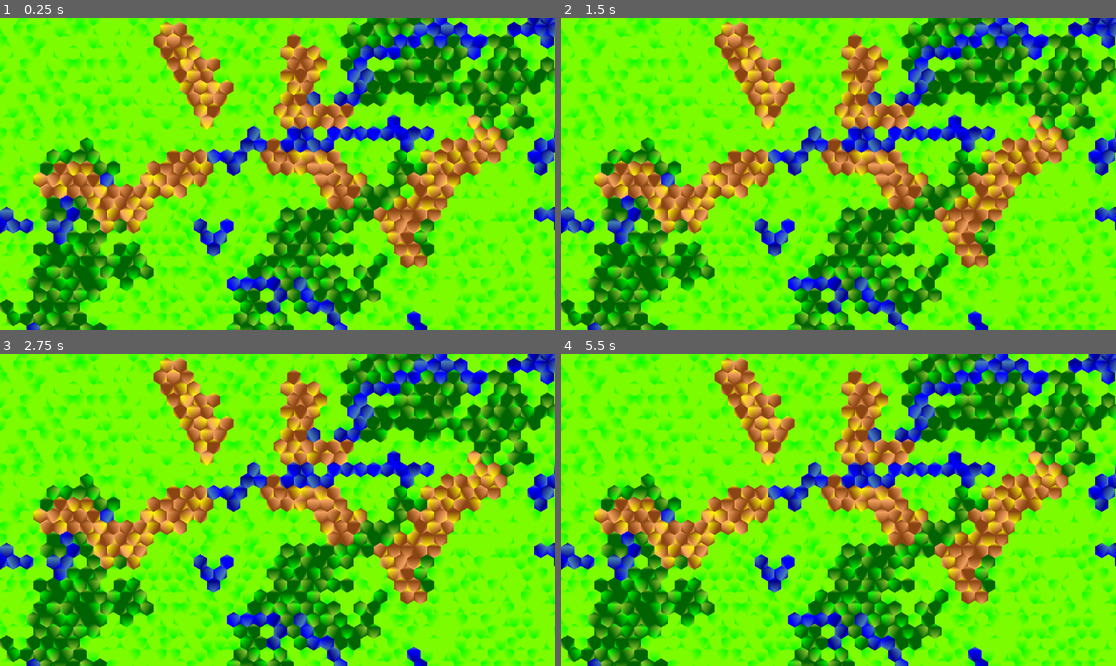
Above: before the commit, frames 1-4 (two rows, left to right).
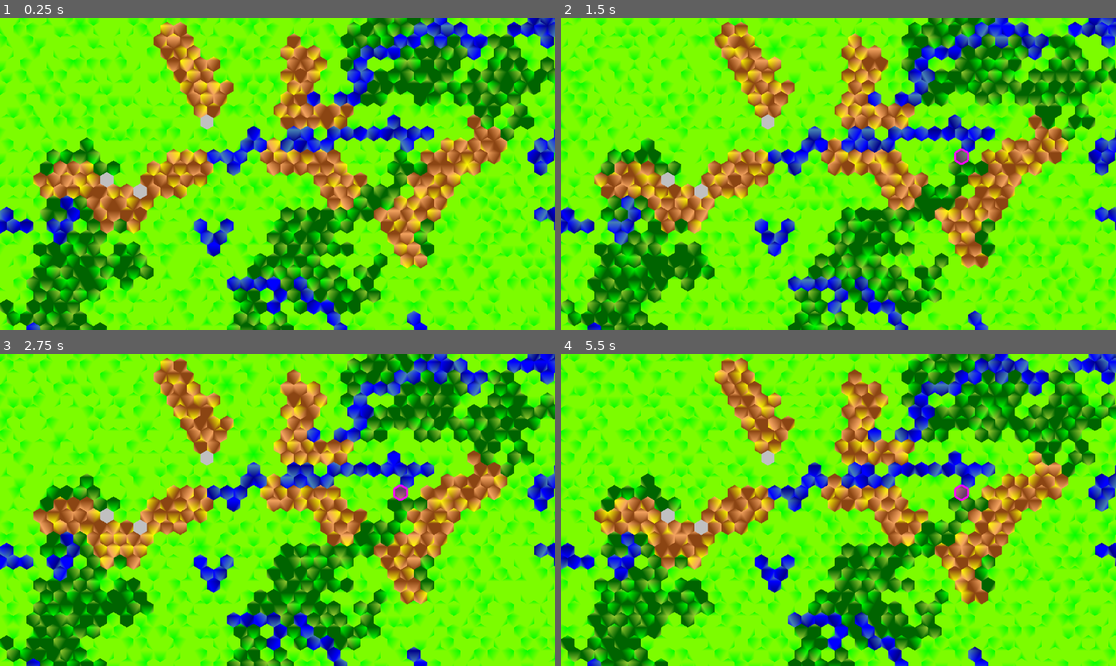
Above: after the commit, the same moments.

Repository: cfreeley/godot-games
Game: Godot game, scene res://World.tscn
Same seed, same stepped clock (60 frames per second), same inputs: the game is played once before the commit and once after it.
Inputs (mouse positions are in pixels of both pictures, inside the frame that each line leads up to):
- Up to frame 1 (0.25 s): no input
- Up to frame 2 (1.5 s): tap Enter at 0.5 s; move the mouse to (960, 158) at 0.52 s; click (960, 158) at 0.67 s; tap Space at 1.25 s; move the mouse to (727, 189) at 1.27 s; click (727, 189) at 1.42 s
- Up to frame 3 (2.75 s): tap Enter at 2 s; move the mouse to (333, 441) at 2.02 s; click (333, 441) at 2.17 s
- Up to frame 4 (5.5 s): tap Space at 2.75, 4.25 s; move the mouse to (810, 572) at 2.77 s; click (810, 572) at 2.92 s; tap Enter at 3.5 s; move the mouse to (1005, 556) at 3.52 s; click (1005, 556) at 3.67 s; move the mouse to (672, 463) at 4.27 s; click (672, 463) at 4.42 s; move the mouse to (866, 510) at 5.02 s; click (866, 510) at 5.17 s

The runs differ from the first frame. In frame 1, 31% of the frame differs, in the area x 0-100%, y 16-100%; in frame 2, 52%; in frame 3, 53%; in frame 4, 54%, in the area x 0-100%, y 0-100%.

Commit message:
colored kingdoms

Diff:
--- a/CivSim/World.gd
+++ b/CivSim/World.gd
@@ -7,29 +7,37 @@
   "Forest": [ Color.DARK_GREEN, Color.YELLOW_GREEN, Color.GREEN, Color.DARK_GREEN, Color.DARK_GREEN, Color.DARK_GREEN, Color.DARK_GREEN ],
   "Mountain": [ Color.SADDLE_BROWN, Color.SANDY_BROWN, Color.YELLOW, Color.SADDLE_BROWN, Color.SADDLE_BROWN, Color.SANDY_BROWN, Color.SADDLE_BROWN ],
   "River": [ Color.BLUE, Color.DARK_BLUE, Color.STEEL_BLUE, Color.BLUE, Color.BLUE, Color.DARK_BLUE, Color.STEEL_BLUE ],
+  "Town": [ Color.SILVER ]
 }
 
 class Tile:
   var type = "Plain"
+  var tribe = null
   var coord
   func _init(in_coord):
     coord = in_coord
 
+func get_hex_points(hex: Tile):
+  var hex_w = sqrt(3)
+  var hex_h = 2
+  return [
+    Vector2(0, -hex_h / 2), # top
+    Vector2(hex_w / 2, -hex_h * .25), # top right
+    Vector2(hex_w / 2, hex_h * .25), # bottom right
+    Vector2(0, hex_h / 2), # bottom
+    Vector2(-hex_w / 2, hex_h * .25), # bottom left
+    Vector2(-hex_w / 2, -hex_h * .25), # top left
+    Vector2(0, -hex_h / 2), # top
+  ]
+
 func draw_tile(hex: Tile, pos: Vector2, size: float):
-  var hex_w = size * sqrt(3)
-  var hex_h = size * 2
-  var points = PackedVector2Array([
-    pos + Vector2(0, -hex_h / 2), # top
-    pos + Vector2(hex_w / 2, -hex_h * .25), # top right
-    pos + Vector2(hex_w / 2, hex_h * .25), # bottom right
-    pos + Vector2(0, hex_h / 2), # bottom
-    pos + Vector2(-hex_w / 2, hex_h * .25), # bottom left
-    pos + Vector2(-hex_w / 2, -hex_h * .25), # top left
-    pos + Vector2(0, -hex_h / 2), # top
-  ])
+  var points = get_hex_points(hex).map(func(pt): return (pt * size) + pos)
   TileColors[hex.type].shuffle()
-  draw_polygon(points, PackedColorArray(TileColors[hex.type]))
-#  draw_polyline(points, Color.BLACK)
+  draw_polygon(PackedVector2Array(points), PackedColorArray(TileColors[hex.type]))
+  if hex.tribe != null:
+    var col: Color = hex.tribe
+    col.a = .4
+    draw_polygon(PackedVector2Array(points), PackedColorArray([col]))
 
 var TileGrid = {}
 var zoom = 0
@@ -55,6 +63,9 @@
     grow_forest(get_rand_tile())
   while get_diversity() < .4:
     grow_mountain(get_rand_tile())
+  var towns_to_build = 25
+  while towns_to_build > 0:
+    towns_to_build -= 1 if build_town(get_rand_tile()) else 0
 
 func get_neighbors(hex: Tile):
   var neighbors = []
@@ -101,15 +112,68 @@
     for h in get_neighbors(hex):
       grow_forest(h, odds * .8)
 
+func build_town(hex: Tile):
+  var num_resources = {}
+  for h in get_neighbors(hex):
+    if !num_resources.has(h.type):
+      num_resources[h.type] = 0
+    num_resources[h.type] += 1
+  if num_resources.size() >= 2 && (num_resources.size() / 4.0) > randf():
+    hex.type = "Town"
+    return true
+  return false
+
+var Tribe = {}
+func add_tribe(hex: Tile):
+  if Tribe.is_empty():
+    Tribe[hex.coord] = hex
+    hex.tribe = Color.MAGENTA
+  else:
+    for n in get_neighbors(hex):
+      if n.tribe == Color.MAGENTA:
+        Tribe[hex.coord] = hex
+        hex.tribe = Color.MAGENTA
+
+func get_size(): return 16 * pow(2.0, (zoom / 4.0))
+func get_hor_spacing(): return (get_size() * sqrt(3))
+func get_ver_spacing(): return (get_size() * (3.0/2))
+var hor_offset = 0
+var ver_offset = 0
+
+func coord_to_pos(c: Vector2):
+  return Vector2(((c.x / 2) * get_hor_spacing()) + hor_offset, (c.y * get_ver_spacing()) + ver_offset)
+
+func draw_tribe():
+  var pt_dict = {}
+  for h in Tribe:
+    var ml_pts: Array = get_hex_points(Tribe[h]).reduce(func (acc, pt): # turn hex pts into multiline
+      acc.append_array([pt, pt])
+      return acc, [])
+    ml_pts.pop_back(); ml_pts.pop_front(); # only middle duped
+    var test = {
+      Vector2(1,1): 5,
+      [1,2]: 4
+    }
+    pt_dict = ml_pts.reduce(func (acc: Dictionary, coord: Vector2):
+      var pt = (coord*get_size()) + coord_to_pos(Tribe[h].coord)
+      if acc.is_empty() or !acc.has("hold"):
+        acc.hold = pt.round()
+        return acc
+      var pair = [acc.hold, pt.round()]
+      pair.sort()
+      acc.erase("hold")
+      acc[pair] = acc.has(pair)
+      return acc, pt_dict.duplicate()) # [ [a, b] [a, b] ]
+  var flat_pts = pt_dict.keys().filter(func(key): return !pt_dict[key]).reduce(func(acc, pair):
+    acc.append_array(pair)
+    return acc, [])
+  draw_multiline(PackedVector2Array(flat_pts), Color.MAGENTA, 4)
+
 func _draw():
-  var size = 16 * pow(2.0, (zoom / 4.0))
-  var hor_spacing = (size * sqrt(3))
-  var ver_spacing = (size * (3.0/2))
-  var hor_offset = 0
-  var ver_offset = 0
   for coord in TileGrid:
     var tile = TileGrid[coord]
-    draw_tile(tile, Vector2(((coord.x / 2) * hor_spacing) + hor_offset, (coord.y * ver_spacing) + ver_offset), size)
+    draw_tile(tile, coord_to_pos(coord), get_size())
+  draw_tribe()
 
 func _input(event):
   if event is InputEventMouseButton:
@@ -119,3 +183,14 @@
     elif event.button_index == 5:
         zoom -= 1
         queue_redraw()
+    elif event.button_index == 1:
+      var pos = event.position
+      var orig_grid_x = ((pos.x - hor_offset) / get_hor_spacing()) * 2
+      var grid_x = round(orig_grid_x)
+      var grid_y = round((pos.y - ver_offset) / get_ver_spacing())
+      if (int(grid_x) + int(grid_y)) % 2 != 0:
+        grid_x += 1 if grid_x < orig_grid_x else -1 # round to nearest hex
+      var grid_pos = Vector2(grid_x, grid_y)
+      if TileGrid.has(grid_pos):
+        add_tribe(TileGrid[grid_pos])
+        queue_redraw()
